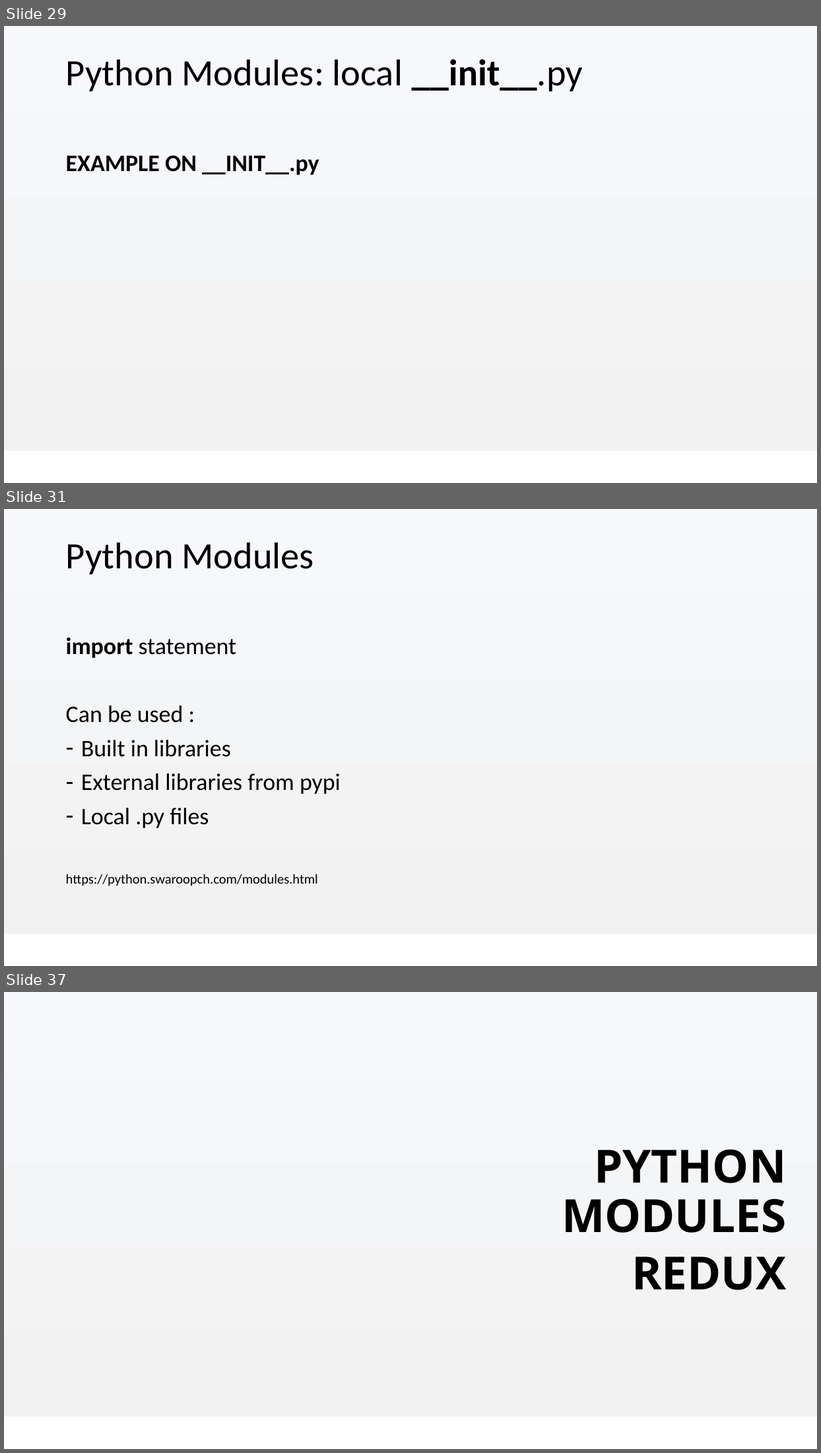
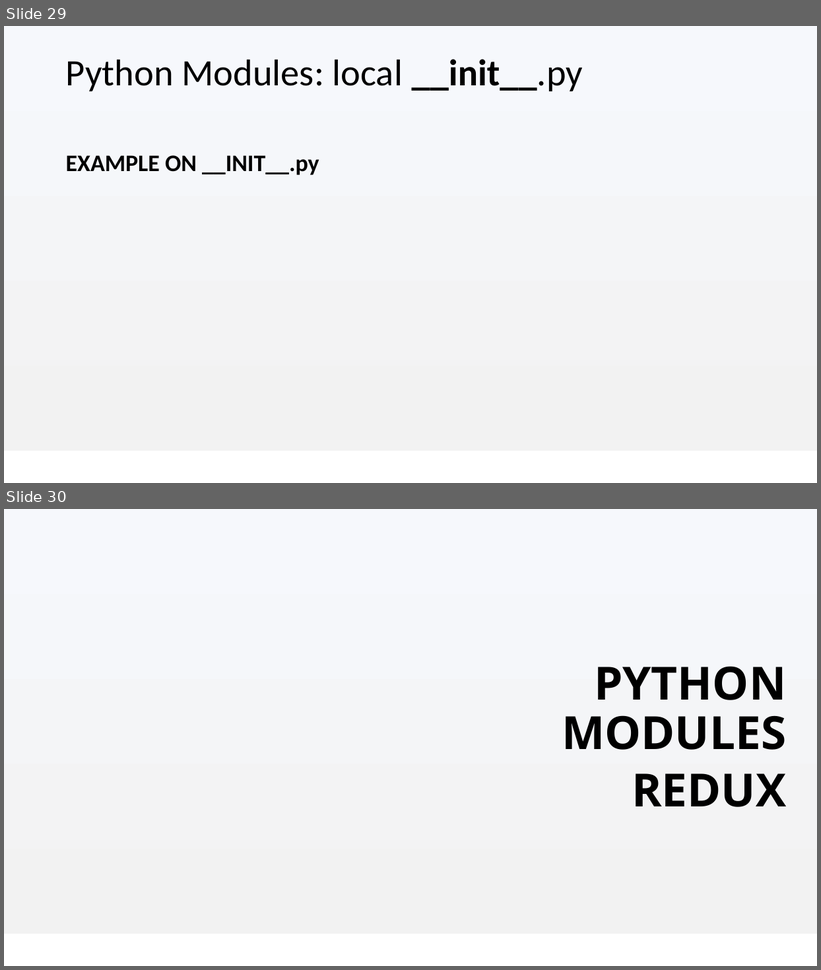
Before and after one commit to Anthony-Mckale/talks-presentations, a slide deck: academy/02-programming/03-Python-Programming-beyond-basics.pptx. Shown one above the other, each under a label of ours: slides 29, 31 and 37 before the commit, slides 29 and 30 after it; the slides between them are not shown. The pictures are 821x1453 and 821x970 pixels, drawn with LibreOffice and Linux fonts; fonts in the diff are those of the drawing; background and template pictures are left out. Boxes give left, top, right and bottom in pixels: in the first picture for what was removed or moved away, otherwise in the second. Text is boxed around its words. In the diff, an @@ line names an element or a change of style, - is before the commit and + after.

```diff
--- a/academy/02-programming/03-Python-Programming-beyond-basics.pptx
+++ b/academy/02-programming/03-Python-Programming-beyond-basics.pptx
@@ slide 31 removed at (x1=4, y1=509, x2=817, y2=966), background #FFFFFF; not listed: 1 template element that a slide beside it also shows @@
@@ title removed at (x1=66, y1=542, x2=314, y2=574) @@
-Python Modules
@@ text removed at (x1=66, y1=638, x2=341, y2=887) @@
-import statement
-Can be used :
-– Built in libraries
-– External libraries from pypi
-– Local .py files
-https://python.swaroopch.com/modules.html
@@ what was slide 37 is now slide 30 @@
```
Also in this commit, not shown: 2 slides changed, 6 other slides removed, 24 other files.
